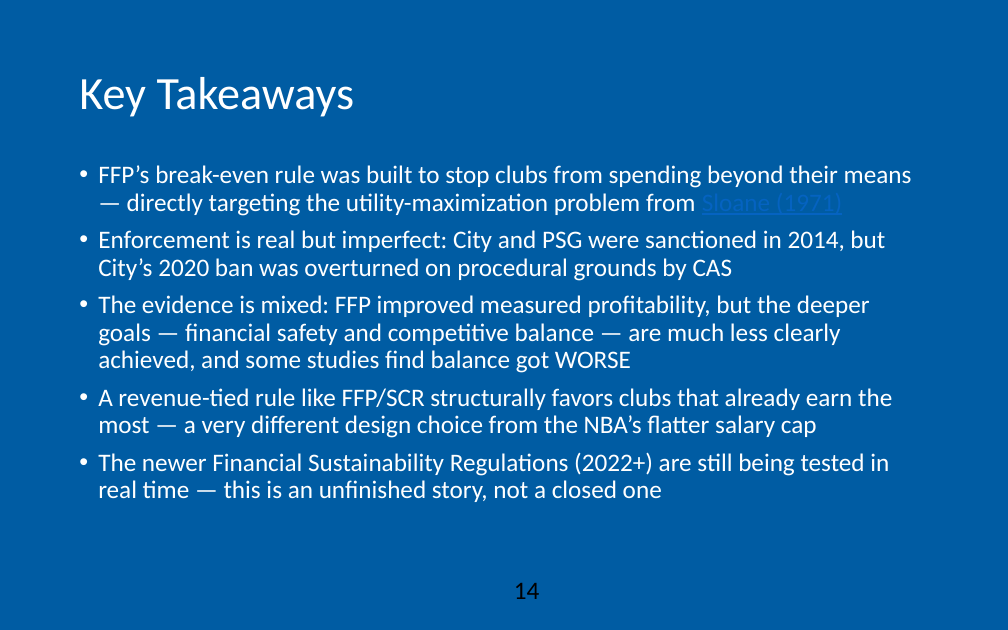
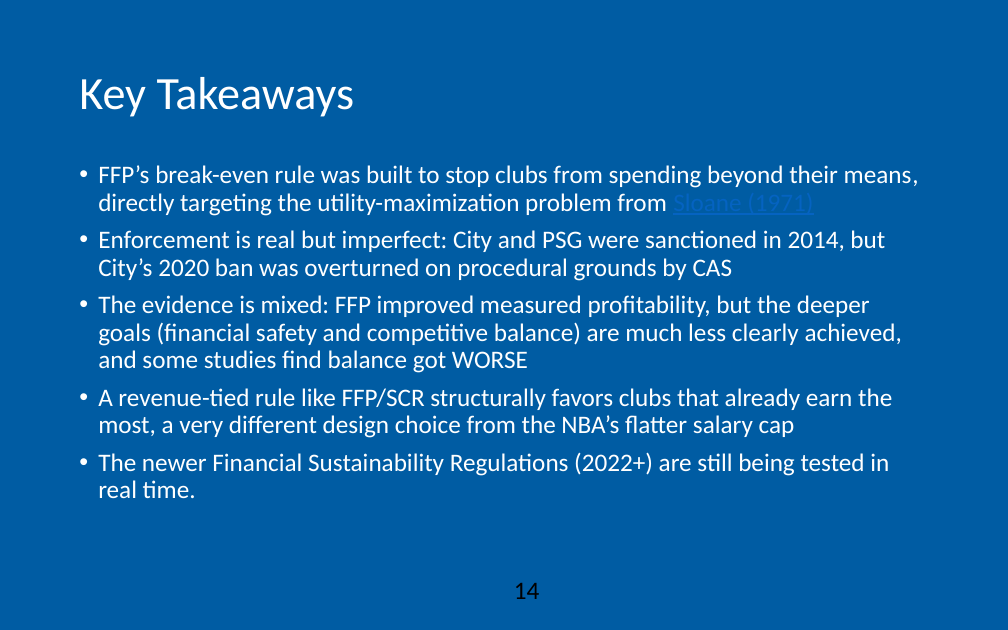
Before and after one commit to AEGDDI/idr305, a slide deck: slide 14 of lectures/L11.pptx. Drawn at 1008x630 pixels with LibreOffice and Linux fonts; fonts in the diff are those of the drawing; background and template pictures are left out. Boxes give left, top, right and bottom in pixels: in the first picture for what was removed or moved away, otherwise in the second. Text is boxed around its words. In the diff, an @@ line names an element or a change of style, - is before the commit and + after.

```diff
--- a/lectures/L11.pptx
+++ b/lectures/L11.pptx
@@ text at bbox=[98, 165, 919, 218]: text changed @@
-• FFP’s break-even rule was built to stop clubs from spending beyond their means — directly targeting the utility-maximization problem from Sloane (1971)
+• FFP’s break-even rule was built to stop clubs from spending beyond their means, directly targeting the utility-maximization problem from Sloane (1971)
@@ text at bbox=[98, 295, 902, 499]: text changed @@
-• The evidence is mixed: FFP improved measured profitability, but the deeper goals — financial safety and competitive balance — are much less clearly achieved, and some studies find balance got WORSE
-• A revenue-tied rule like FFP/SCR structurally favors clubs that already earn the most — a very different design choice from the NBA’s flatter salary cap
-• The newer Financial Sustainability Regulations (2022+) are still being tested in real time — this is an unfinished story, not a closed one
+• The evidence is mixed: FFP improved measured profitability, but the deeper goals (financial safety and competitive balance) are much less clearly achieved, and some studies find balance got WORSE
+• A revenue-tied rule like FFP/SCR structurally favors clubs that already earn the most, a very different design choice from the NBA’s flatter salary cap
+• The newer Financial Sustainability Regulations (2022+) are still being tested in real time.
```
Also in this commit, not shown: 11 other slides changed, 2 other files.
